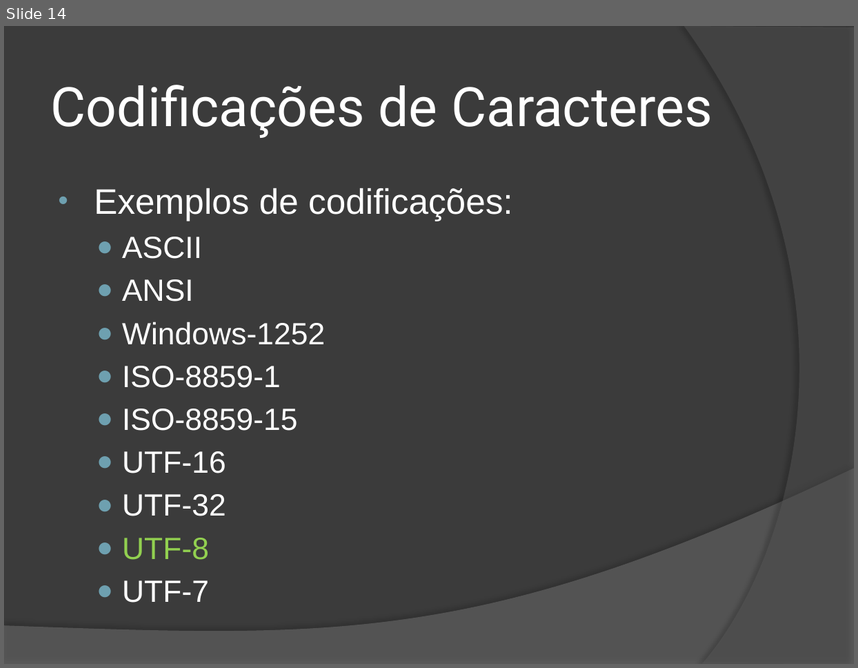
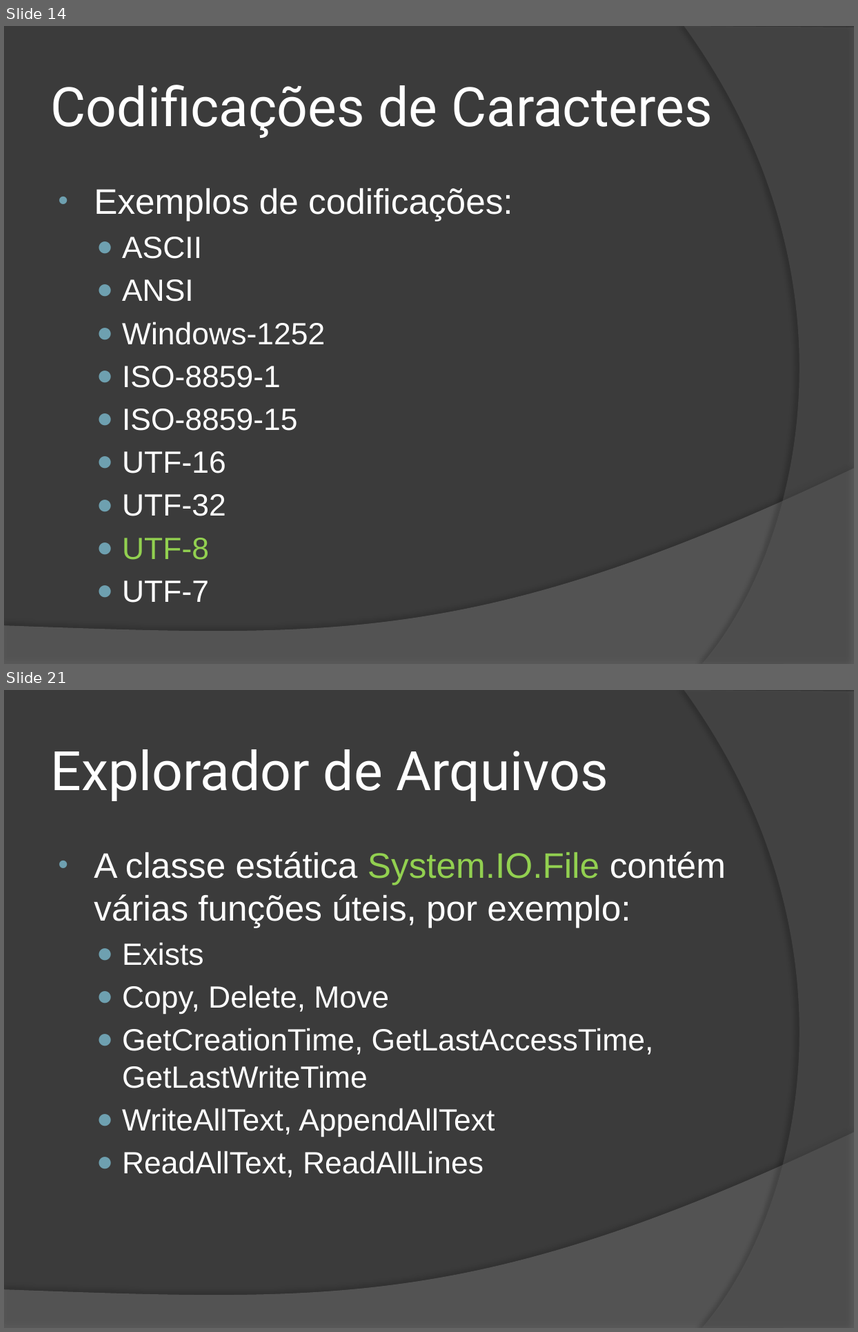
Before and after one commit to wind39/wind39.github.io, a slide deck: curso/modulo2capitulo3-off.pptx. Shown one above the other, each under a label of ours: slide 14 before the commit, slides 14 and 21 after it; the slides between them are not shown. The pictures are 858x668 and 858x1332 pixels, drawn with LibreOffice and Linux fonts; fonts in the diff are those of the drawing. Boxes give left, top, right and bottom in pixels: in the first picture for what was removed or moved away, otherwise in the second. Text is boxed around its words. In the diff, an @@ line names an element or a change of style, - is before the commit and + after.

```diff
--- a/curso/modulo2capitulo3-off.pptx
+++ b/curso/modulo2capitulo3-off.pptx
@@ slide 21 added at box(4, 690, 854, 1328), background #3B3B3B; not listed: 2 template elements that a slide beside it also shows @@
@@ title added at box(51, 749, 608, 801), 46 pt, text #FFFFFF @@
+Explorador de Arquivos
@@ text added at box(94, 851, 726, 1177), 26 pt, text #FFFFFF @@
+• A classe estática System.IO.File contém várias funções úteis, por exemplo:
+  ● Exists
+  ● Copy, Delete, Move
+  ● GetCreationTime, GetLastAccessTime, GetLastWriteTime
+  ● WriteAllText, AppendAllText
+  ● ReadAllText, ReadAllLines
```
Also in this commit, not shown: 2 slides changed, 8 other slides added, 18 other files.
